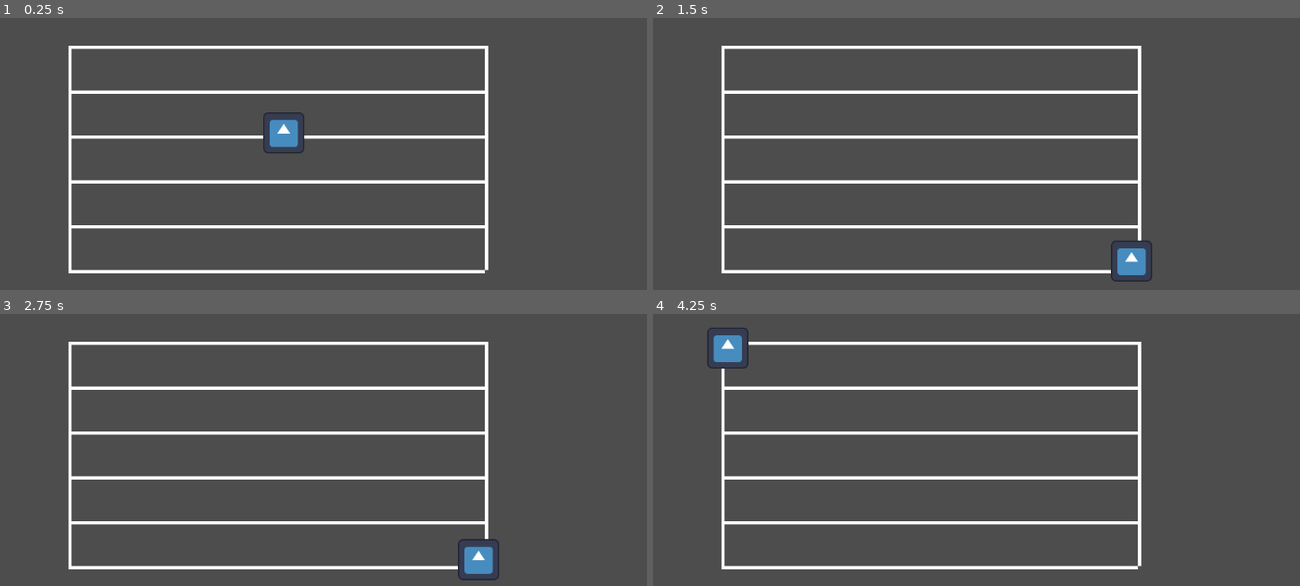
Above: before the commit, frames 1-4 (two rows, left to right).
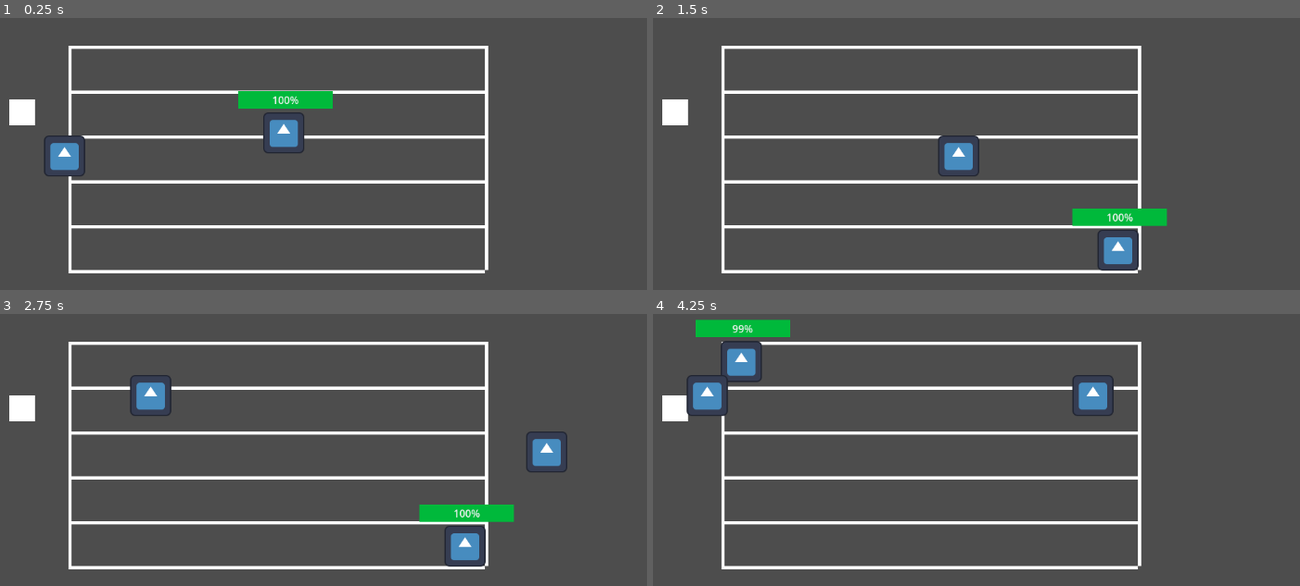
Above: after the commit, the same moments.

Repository: PsiPJ/COGS_2025SP_G2
Game: Godot game, scene res://game_scene.tscn
Same seed, same stepped clock (60 frames per second), same inputs: the game is played once before the commit and once after it. This scene is started directly instead of the project's main scene. The engine's default icon, where the game draws it, is replaced by a stand-in: a white triangle on a blue panel in a dark square.
Inputs:
- Up to frame 1 (0.25 s): no input
- Up to frame 2 (1.5 s): hold D (move_right) 0.53-1.28 s; hold S (move_down) from 1.28 s (still down)
- Up to frame 3 (2.75 s): release S (move_down) at 2.03 s; hold D (move_right) from 2.03 s (still down)
- Up to frame 4 (4.25 s): release D (move_right) at 2.78 s; hold W (move_up) 2.78-3.53 s; hold A (move_left) from 3.53 s (still down)

The runs differ from the first frame. In frame 1, 2.0% of the frame differs, in the area x 1-52%, y 26-59%; in frame 2, 2.8%; in frame 3, 3.4%, in the area x 1-88%, y 22-98%; in frame 4, 3.4%.

Commit message:
added mobs to game scene and hit box
Made it so mobs constantly spawn from a spawn point on the left.

There is also a hitbox and temporary health bar for collision testing

Diff:
--- /dev/null
+++ b/game_scene.gd
@@ -0,0 +1,10 @@
+extends Node2D
+
+func spawn_mob():
+	var new_mob = preload("res://mob.tscn").instantiate()
+	new_mob.global_position = $"%SpawnPoint".global_position
+	add_child(new_mob)
+
+
+func _on_timer_timeout() -> void:
+	spawn_mob()
--- a/game_scene.tscn
+++ b/game_scene.tscn
@@ -1,6 +1,8 @@
-[gd_scene load_steps=6 format=3 uid="uid://cwlnraav4170n"]
+[gd_scene load_steps=8 format=3 uid="uid://cwlnraav4170n"]
 
 [ext_resource type="PackedScene" uid="uid://b0hhroeksco8a" path="res://player.tscn" id="1_p1aj6"]
+[ext_resource type="Script" path="res://game_scene.gd" id="1_uasnv"]
+[ext_resource type="PackedScene" uid="uid://cbny36eeah3wl" path="res://mob.tscn" id="2_osktw"]
 
 [sub_resource type="WorldBoundaryShape2D" id="WorldBoundaryShape2D_u61xi"]
 
@@ -11,6 +13,7 @@
 [sub_resource type="WorldBoundaryShape2D" id="WorldBoundaryShape2D_4mey7"]
 
 [node name="GameScene" type="Node2D"]
+script = ExtResource("1_uasnv")
 
 [node name="StaticBody2D" type="StaticBody2D" parent="."]
 
@@ -75,11 +78,27 @@
 offset_right = 257.0
 offset_bottom = 500.0
 
-[node name="Vertical Lines2" type="ColorRect" parent="."]
-offset_left = 900.0
-offset_top = 150.0
-offset_right = 905.0
-offset_bottom = 500.0
+[node name="Vertical Lines2" type="ColorRect" parent="Vertical Lines"]
+layout_mode = 0
+offset_left = 648.0
+offset_right = 653.0
+offset_bottom = 350.0
+
+[node name="SpawnPoint" type="ColorRect" parent="."]
+unique_name_in_owner = true
+offset_left = 160.0
+offset_top = 234.0
+offset_right = 200.0
+offset_bottom = 274.0
 
 [node name="Player" parent="." instance=ExtResource("1_p1aj6")]
 position = Vector2(587, 286)
+
+[node name="mob" parent="." instance=ExtResource("2_osktw")]
+position = Vector2(171, 322)
+
+[node name="Timer" type="Timer" parent="."]
+wait_time = 2.0
+autostart = true
+
+[connection signal="timeout" from="Timer" to="." method="_on_timer_timeout"]
--- /dev/null
+++ b/mob.gd
@@ -0,0 +1,6 @@
+extends CharacterBody2D
+
+func _physics_process(delta):
+	var direction = Vector2.RIGHT
+	velocity = direction * 300
+	move_and_slide()
--- a/mob.tscn
+++ b/mob.tscn
@@ -1,15 +1,19 @@
-[gd_scene load_steps=3 format=3 uid="uid://cpr05boqxf8ju"]
+[gd_scene load_steps=4 format=3 uid="uid://cbny36eeah3wl"]
 
-[ext_resource type="Texture2D" uid="uid://c5qpsjj28rdth" path="res://icon.svg" id="1_sk57b"]
+[ext_resource type="Script" path="res://mob.gd" id="1_au20f"]
+[ext_resource type="Texture2D" uid="uid://c5qpsjj28rdth" path="res://icon.svg" id="1_n4v2o"]
 
-[sub_resource type="CircleShape2D" id="CircleShape2D_8dswo"]
+[sub_resource type="CircleShape2D" id="CircleShape2D_cbg8q"]
+radius = 31.0644
 
-[node name="CharacterBody2D" type="CharacterBody2D"]
-
-[node name="CollisionShape2D" type="CollisionShape2D" parent="."]
-scale = Vector2(0.5, 0.5)
-shape = SubResource("CircleShape2D_8dswo")
+[node name="mob" type="CharacterBody2D"]
+collision_layer = 2
+collision_mask = 0
+script = ExtResource("1_au20f")
 
 [node name="Sprite2D" type="Sprite2D" parent="."]
 scale = Vector2(0.5, 0.5)
-texture = ExtResource("1_sk57b")
+texture = ExtResource("1_n4v2o")
+
+[node name="CollisionShape2D" type="CollisionShape2D" parent="."]
+shape = SubResource("CircleShape2D_cbg8q")
--- a/player.gd
+++ b/player.gd
@@ -1,7 +1,15 @@
 extends CharacterBody2D
+
+var health = 100.0
 
 #controls for player and speed
 func _physics_process(delta):
 	var direction = Input.get_vector("move_left", "move_right", "move_up", "move_down")
 	velocity = direction * 60000 * delta #delta might be unecessary
 	move_and_slide()
+
+	const DAMAGE_RATE = 5.0
+	var overlapping_mobs = %HurtBox.get_overlapping_bodies()
+	if overlapping_mobs.size() > 0:
+		health -= DAMAGE_RATE * overlapping_mobs.size() * delta
+		%ProgressBar.value = health
--- a/player.tscn
+++ b/player.tscn
@@ -1,16 +1,45 @@
-[gd_scene load_steps=4 format=3 uid="uid://b0hhroeksco8a"]
+[gd_scene load_steps=7 format=3 uid="uid://b0hhroeksco8a"]
 
 [ext_resource type="Texture2D" uid="uid://c5qpsjj28rdth" path="res://icon.svg" id="1_0yj7f"]
 [ext_resource type="Script" path="res://player.gd" id="1_hbosp"]
 
 [sub_resource type="CircleShape2D" id="CircleShape2D_ddfg0"]
+radius = 31.0
+
+[sub_resource type="CircleShape2D" id="CircleShape2D_wyb2g"]
+radius = 30.4138
+
+[sub_resource type="StyleBoxFlat" id="StyleBoxFlat_mqox0"]
+bg_color = Color(0.18359, 0.18359, 0.18359, 1)
+
+[sub_resource type="StyleBoxFlat" id="StyleBoxFlat_bffxk"]
+bg_color = Color(7.70092e-07, 0.724409, 0.233159, 1)
 
 [node name="CharacterBody2D" type="CharacterBody2D"]
 script = ExtResource("1_hbosp")
 
+[node name="Sprite2D" type="Sprite2D" parent="."]
+scale = Vector2(0.5, 0.5)
+texture = ExtResource("1_0yj7f")
+
 [node name="CollisionShape2D" type="CollisionShape2D" parent="."]
 shape = SubResource("CircleShape2D_ddfg0")
 
-[node name="Sprite2D" type="Sprite2D" parent="."]
-scale = Vector2(0.5, 0.5)
-texture = ExtResource("1_0yj7f")
+[node name="HurtBox" type="Area2D" parent="."]
+unique_name_in_owner = true
+collision_layer = 0
+collision_mask = 2
+
+[node name="CollisionShape2D" type="CollisionShape2D" parent="HurtBox"]
+shape = SubResource("CircleShape2D_wyb2g")
+debug_color = Color(0.986098, 0.0962595, 0.159557, 0.42)
+
+[node name="ProgressBar" type="ProgressBar" parent="."]
+unique_name_in_owner = true
+offset_left = -71.0
+offset_top = -65.0
+offset_right = 76.0
+offset_bottom = -38.0
+theme_override_styles/background = SubResource("StyleBoxFlat_mqox0")
+theme_override_styles/fill = SubResource("StyleBoxFlat_bffxk")
+value = 100.0
Not shown, added: mob17DA.tmp
Not shown, added: mob2223.tmp
Not shown, added: mob39E3.tmp
Not shown, added: mob58E3.tmp
Not shown, added: mobE92C.tmp
Not shown, added: mobEFC3.tmp
